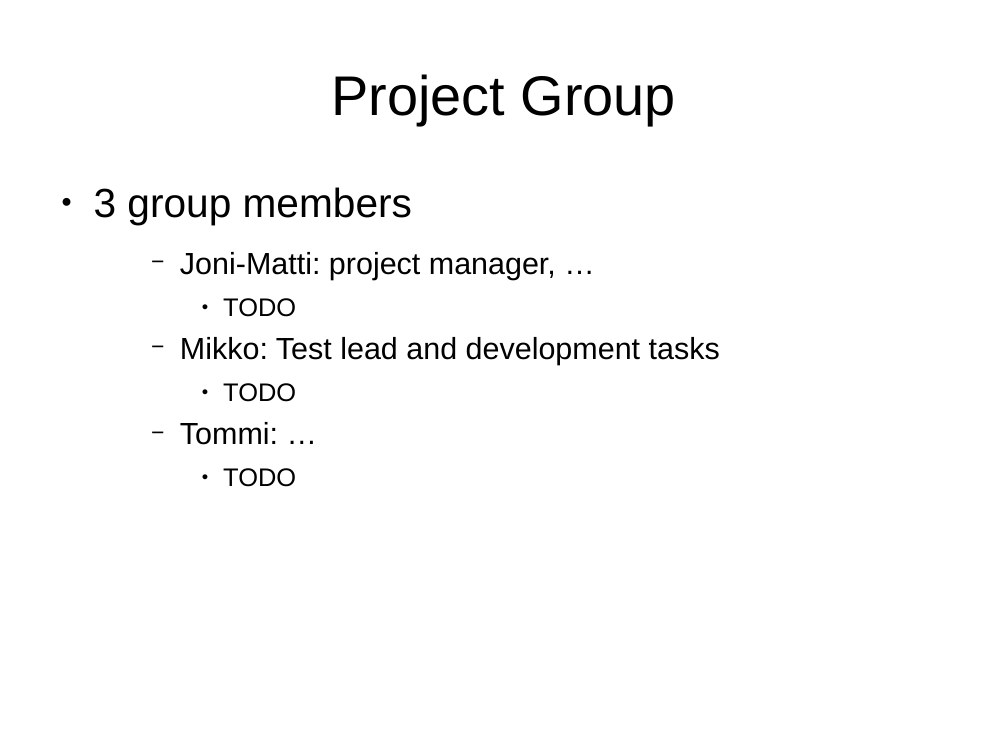
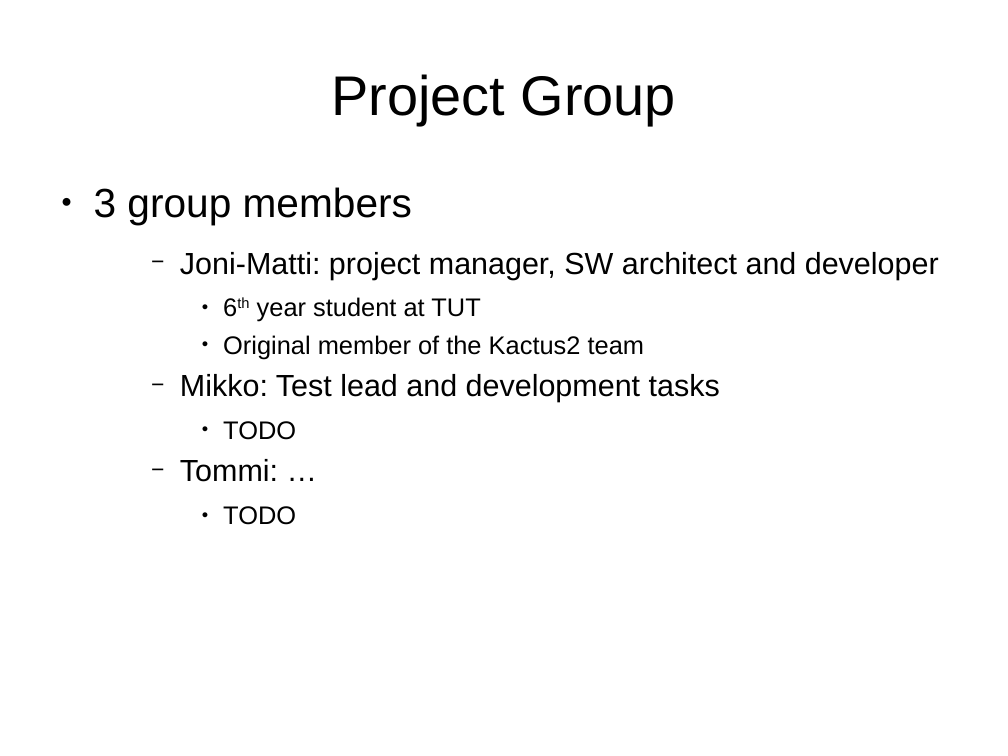
Before and after one commit to darwinbeing/kactus2all, a slide deck: slide 8 of Administrative/Project Plan Slides.odp (slide 6 before the commit). Drawn at 1008x756 pixels with LibreOffice and Linux fonts; fonts in the diff are those of the drawing. Boxes give left, top, right and bottom in pixels: in the first picture for what was removed or moved away, otherwise in the second. Text is boxed around its words. In the diff, an @@ line names an element or a change of style, - is before the commit and + after.

Commit message:
Updated the project plan slides.

```diff
--- a/Administrative/Project Plan Slides.odp
+++ b/Administrative/Project Plan Slides.odp
@@ text at <box>180,252,939,359</box>: text changed @@
-    − Joni-Matti: project manager, …
-      ● TODO
+    − Joni-Matti: project manager, SW architect and developer
+      ● 6th year student at TUT
+      ● Original member of the Kactus2 team
```
Also in this commit, not shown: 4 slides added, 2 slides removed.
